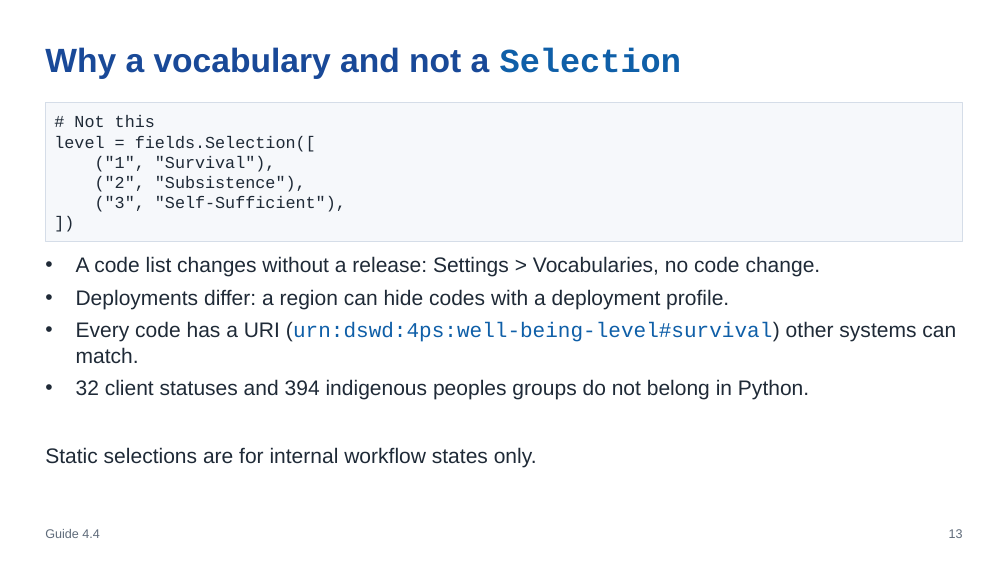
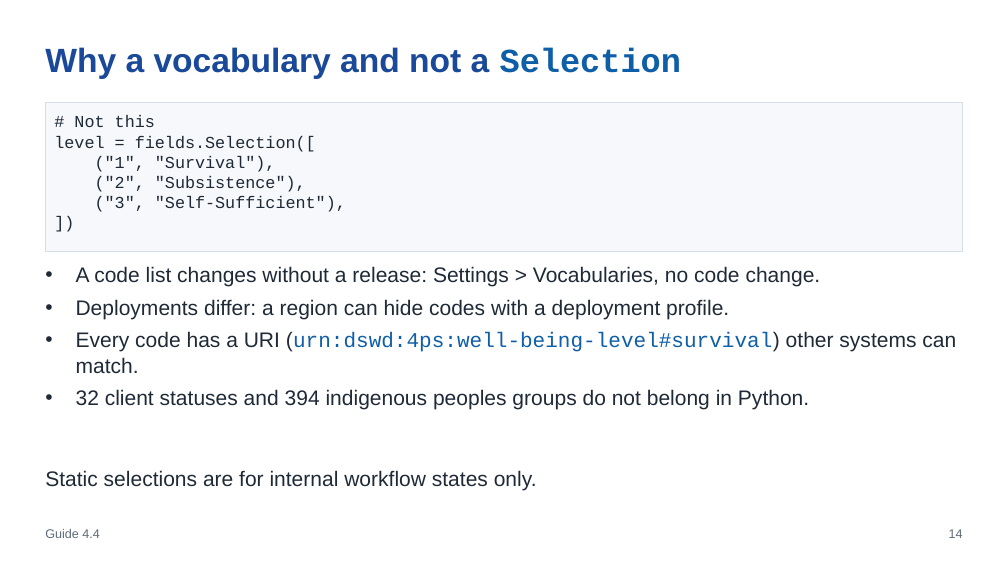
Before and after one commit to pithtech/OpenSPP-Template, a slide deck: slide 14 of training/module4/slides.pptx (slide 13 before the commit). Drawn at 1008x567 pixels with LibreOffice and Linux fonts; fonts in the diff are those of the drawing. Boxes give left, top, right and bottom in pixels: in the first picture for what was removed or moved away, otherwise in the second. Text is boxed around its words. In the diff, an @@ line names an element or a change of style, - is before the commit and + after.

```diff
--- a/training/module4/slides.pptx
+++ b/training/module4/slides.pptx
@@ rectangle "# Not this": place and size @@
-rectangle "# Not this" at bbox=[45, 102, 963, 241]
+rectangle "# Not this" at bbox=[45, 102, 963, 251]
@@ rectangle "# Not this" at bbox=[45, 102, 963, 251]: line spacing 19.2pt to 1 @@
@@ text "A code list changes without ...": place and size @@
-text "A code list changes without ..." at bbox=[76, 256, 956, 400]
+text "A code list changes without ..." at bbox=[76, 266, 956, 410]
@@ text "A code list changes without ..." at bbox=[76, 266, 956, 410]: line spacing 24pt to 1 @@
@@ text "Static selections are for internal ..." at bbox=[45, 470, 537, 491]: line spacing 24pt to 1 @@
@@ text "Static selections are for internal ...": place and size @@
-text "Static selections are for internal ..." at bbox=[45, 447, 537, 468]
+text "Static selections are for internal ..." at bbox=[45, 470, 537, 491]
@@ text at bbox=[949, 529, 963, 538]: text changed @@
-13
+14
```
Also in this commit, not shown: 22 other slides changed, 1 slide added, 12 other files.
